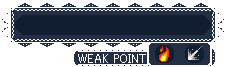
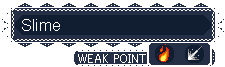
The second 225 × 67 image is a revision of the first. Changes to its layers:
renamed "Pasted Layer" to "Slime", showed it, moved it above "BG", painted on it over [22, 19, 60, 31]
